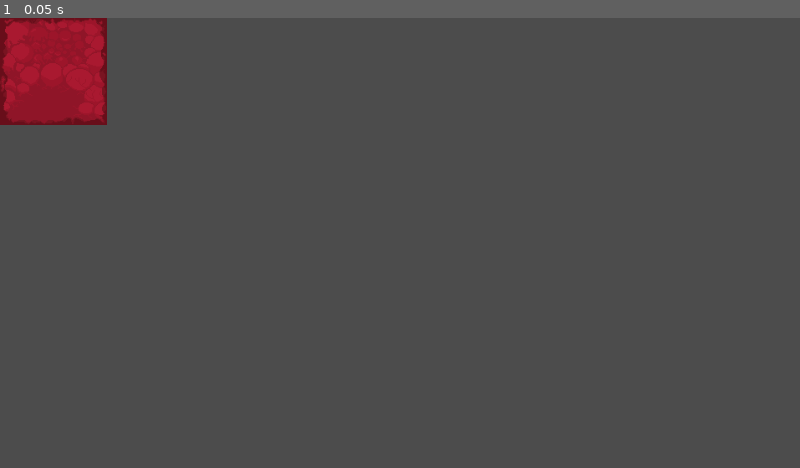
Above: before the commit, frame 1.
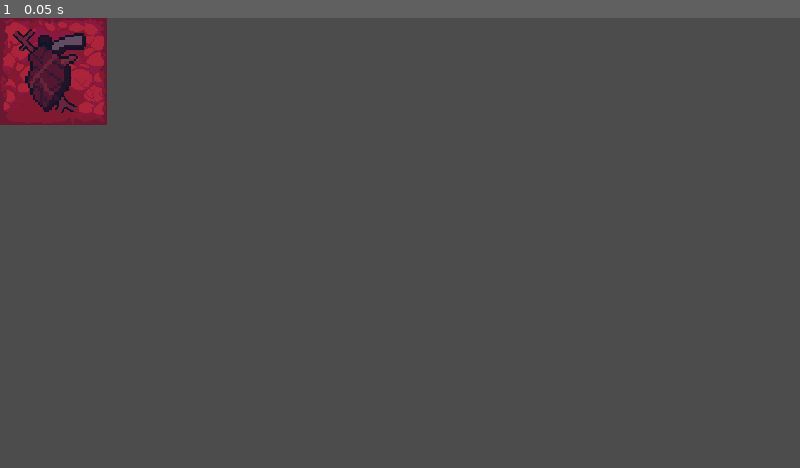
Above: after the commit, the same moment.

Repository: schnuet/ld-game-2020-4
Game: Godot game, scene res://objects/stations/HeartStation.tscn
Same seed, same stepped clock (60 frames per second), same inputs: the game is played once before the commit and once after it. This scene is started directly instead of the project's main scene.
Inputs:
- Up to frame 1 (0.05 s): no input

The runs differ from the first frame. In frame 1, 1.0% of the frame differs, in the area x 0-14%, y 0-23%.

Commit message:
add heartStation animation

Diff:
--- a/objects/stations/HeartStation.tscn
+++ b/objects/stations/HeartStation.tscn
@@ -1,7 +1,28 @@
-[gd_scene load_steps=3 format=2]
+[gd_scene load_steps=10 format=2]
 
 [ext_resource path="res://objects/stations/HeartStation.gd" type="Script" id=1]
 [ext_resource path="res://objects/stations/Station.tscn" type="PackedScene" id=2]
+[ext_resource path="res://sprites/stations/heart/room_heart_pump2.png" type="Texture" id=3]
+[ext_resource path="res://sprites/stations/heart/room_heart_pump1.png" type="Texture" id=4]
+[ext_resource path="res://sprites/stations/heart/room_heart_pump6.png" type="Texture" id=5]
+[ext_resource path="res://sprites/stations/heart/room_heart_pump4.png" type="Texture" id=6]
+[ext_resource path="res://sprites/stations/heart/room_heart_pump5.png" type="Texture" id=7]
+[ext_resource path="res://sprites/stations/heart/room_heart_pump3.png" type="Texture" id=8]
+
+[sub_resource type="SpriteFrames" id=1]
+animations = [ {
+"frames": [ ExtResource( 4 ), ExtResource( 3 ), ExtResource( 8 ), ExtResource( 6 ), ExtResource( 7 ), ExtResource( 5 ) ],
+"loop": true,
+"name": "default",
+"speed": 5.0
+} ]
 
 [node name="HeartStation" instance=ExtResource( 2 )]
 script = ExtResource( 1 )
+
+[node name="AnimatedSprite2" type="AnimatedSprite" parent="." index="4"]
+position = Vector2( 64, 64 )
+frames = SubResource( 1 )
+__meta__ = {
+"_edit_lock_": true
+}
Binary file added: sprites/stations/heart/room_heart_pump1.png
Not shown, added: sprites/stations/heart/room_heart_pump1.png.import
Binary file added: sprites/stations/heart/room_heart_pump2.png
Not shown, added: sprites/stations/heart/room_heart_pump2.png.import
Binary file added: sprites/stations/heart/room_heart_pump3.png
Not shown, added: sprites/stations/heart/room_heart_pump3.png.import
Binary file added: sprites/stations/heart/room_heart_pump4.png
Not shown, added: sprites/stations/heart/room_heart_pump4.png.import
Binary file added: sprites/stations/heart/room_heart_pump5.png
Not shown, added: sprites/stations/heart/room_heart_pump5.png.import
Binary file added: sprites/stations/heart/room_heart_pump6.png
Not shown, added: sprites/stations/heart/room_heart_pump6.png.import
